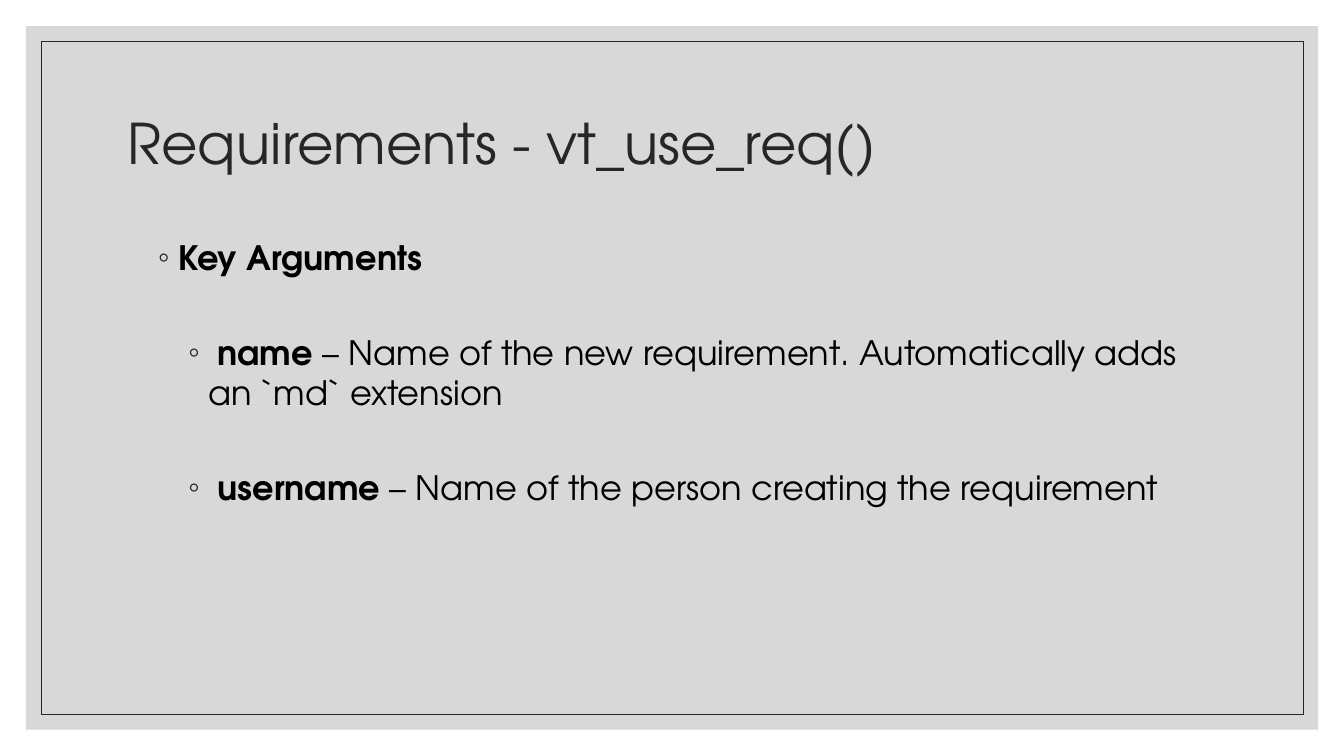
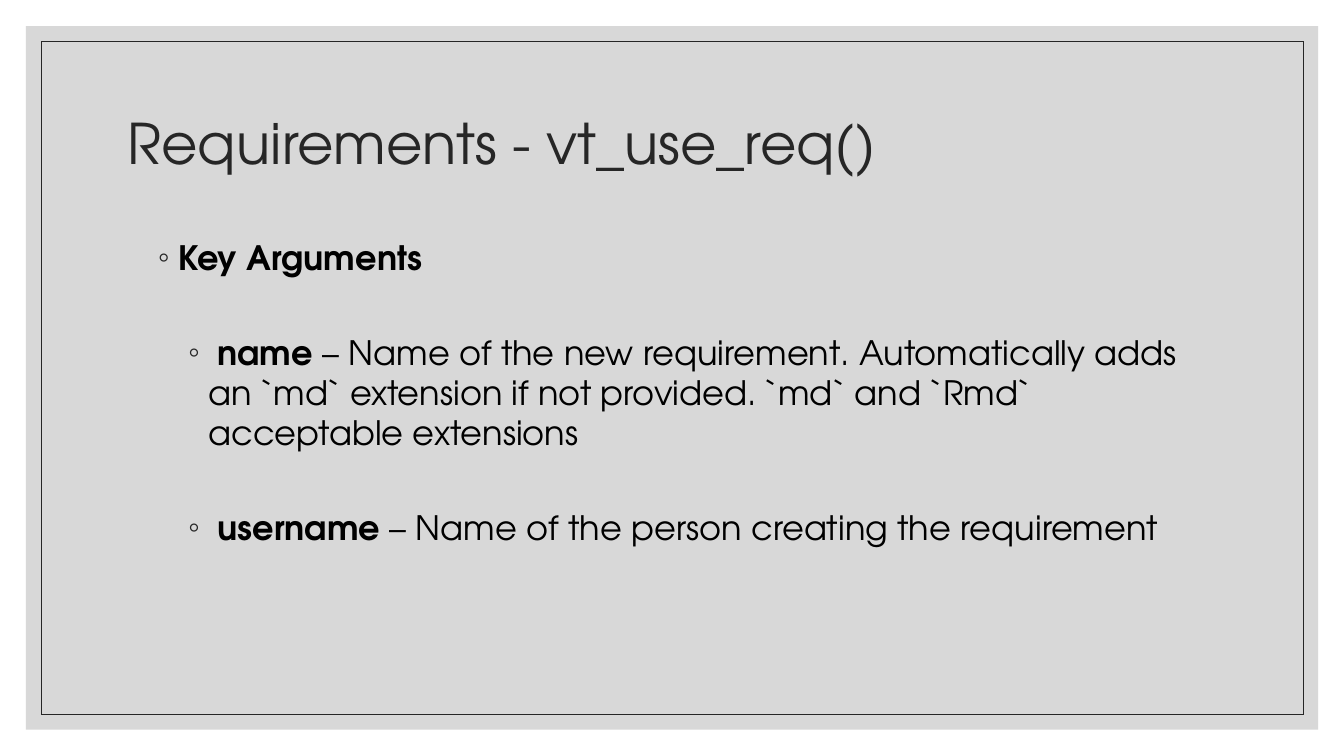
Before and after one commit to FredHutch/R_Package_Validation_Tutorial, a slide deck: slide 10 of Slides/Slides-04-Elements_of_Validation/Slides-04-Elements_of_Validation.pptx (slide 9 before the commit). Drawn at 1344x756 pixels with LibreOffice and Linux fonts; fonts in the diff are those of the drawing. Boxes give left, top, right and bottom in pixels: in the first picture for what was removed or moved away, otherwise in the second. Text is boxed around its words. In the diff, an @@ line names an element or a change of style, - is before the commit and + after.

```diff
--- a/Slides/Slides-04-Elements_of_Validation/Slides-04-Elements_of_Validation.pptx
+++ b/Slides/Slides-04-Elements_of_Validation/Slides-04-Elements_of_Validation.pptx
@@ text at [208, 340, 1177, 452]: text changed @@
-    ◦ name – Name of the new requirement. Automatically adds an `md` extension
+    ◦ name – Name of the new requirement. Automatically adds an `md` extension if not provided. `md` and `Rmd` acceptable extensions
```
Also in this commit, not shown: 3 other slides changed, 6 slides added, 1 slide removed, 22 other files.
